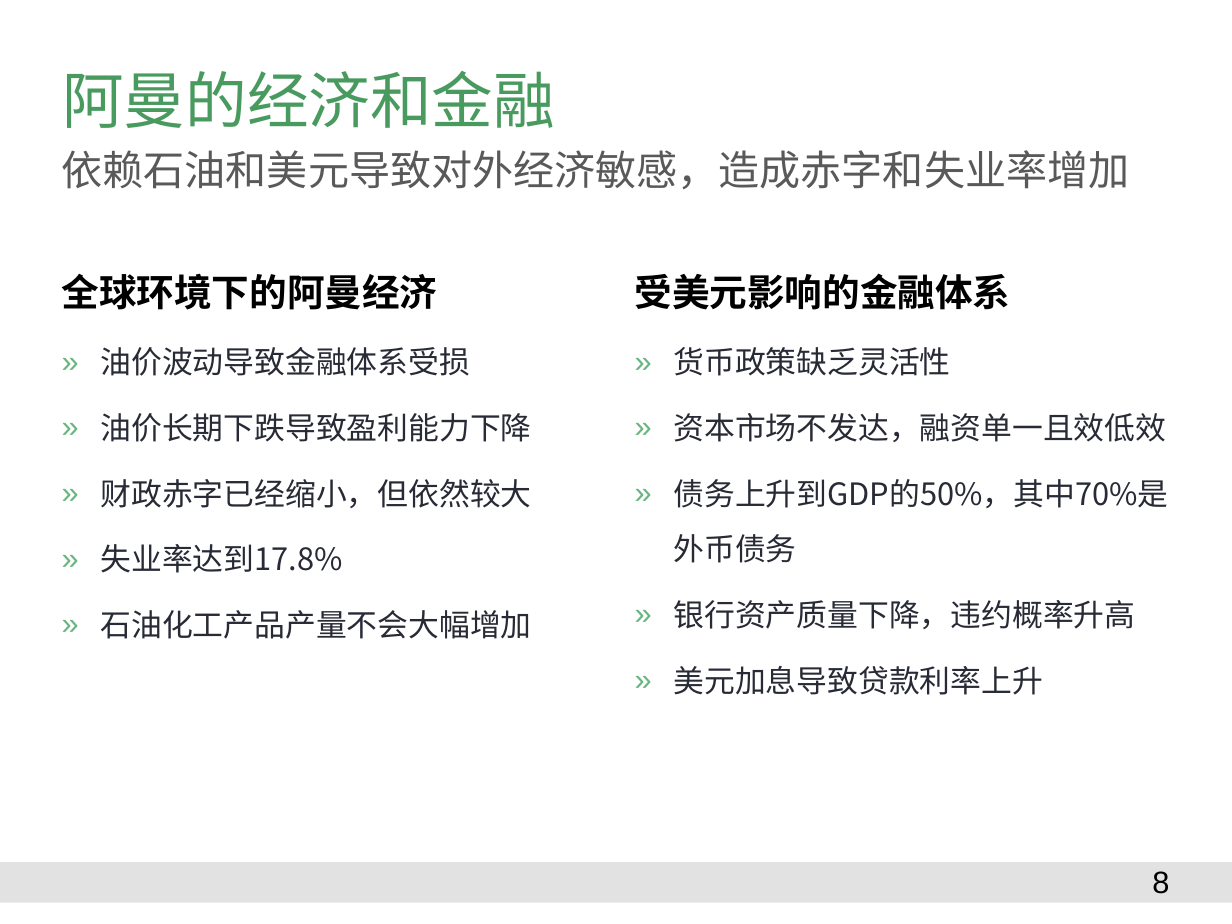
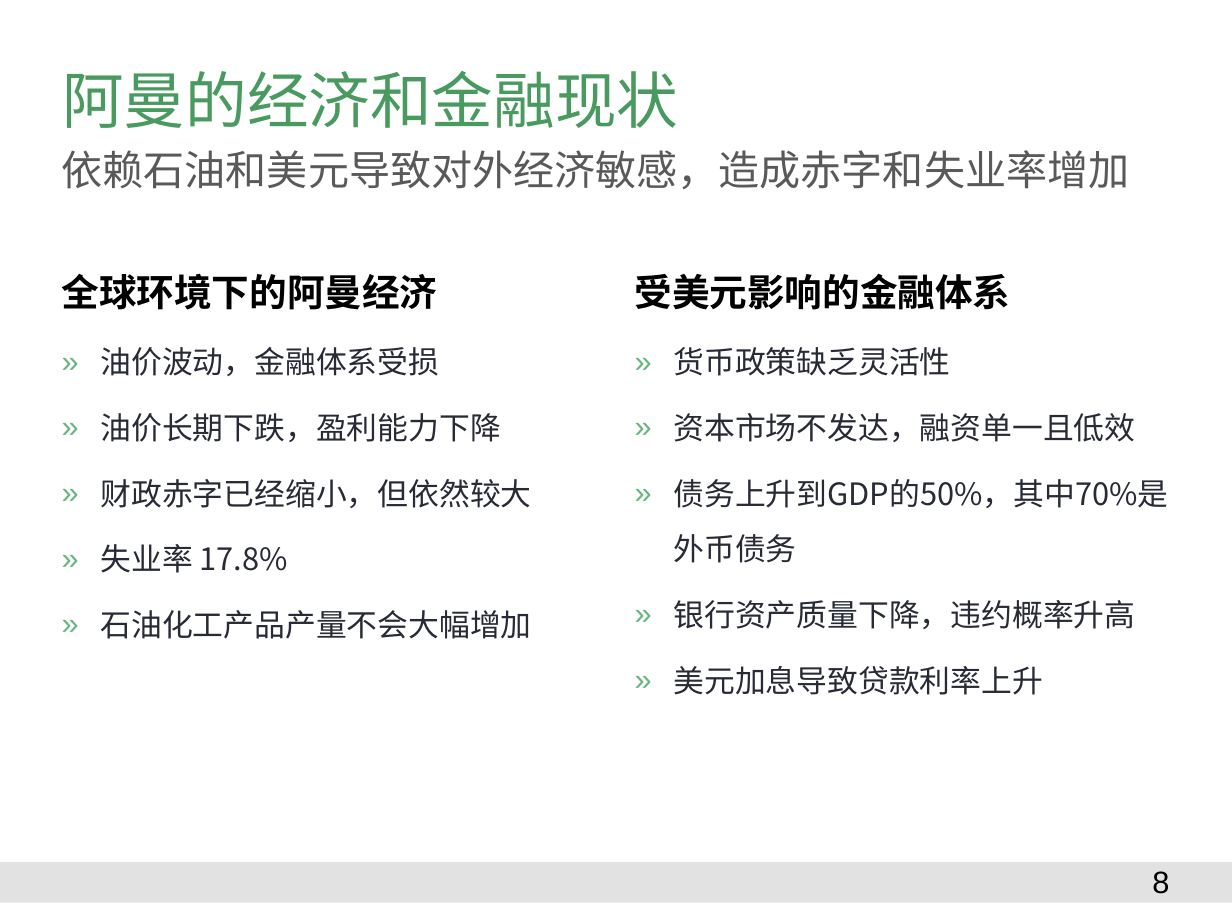
Before and after one commit to Catfeeds/DOC, a slide deck: slide 8 of A阿曼/proposal for Oman.pptx. Drawn at 1232x924 pixels with LibreOffice and Linux fonts; fonts in the diff are those of the drawing; background and template pictures are left out. Boxes give left, top, right and bottom in pixels: in the first picture for what was removed or moved away, otherwise in the second. Text is boxed around its words. In the diff, an @@ line names an element or a change of style, - is before the commit and + after.

```diff
--- a/A阿曼/proposal for Oman.pptx
+++ b/A阿曼/proposal for Oman.pptx
@@ title at [62,71,678,128]: text changed @@
-阿曼的经济和金融
+阿曼的经济和金融现状
@@ text at [101,347,501,442]: text changed @@
-  » 油价波动导致金融体系受损
-  » 油价长期下跌导致盈利能力下降
+  » 油价波动，金融体系受损
+  » 油价长期下跌，盈利能力下降
@@ text at [674,413,1136,442]: text changed @@
-  » 资本市场不发达，融资单一且效低效
+  » 资本市场不发达，融资单一且低效
@@ text at [101,544,288,573]: text changed @@
-  » 失业率达到17.8%
+  » 失业率 17.8%
```
Also in this commit, not shown: 4 other slides changed, 8 slides added, 11 slides removed, 2 other files.
